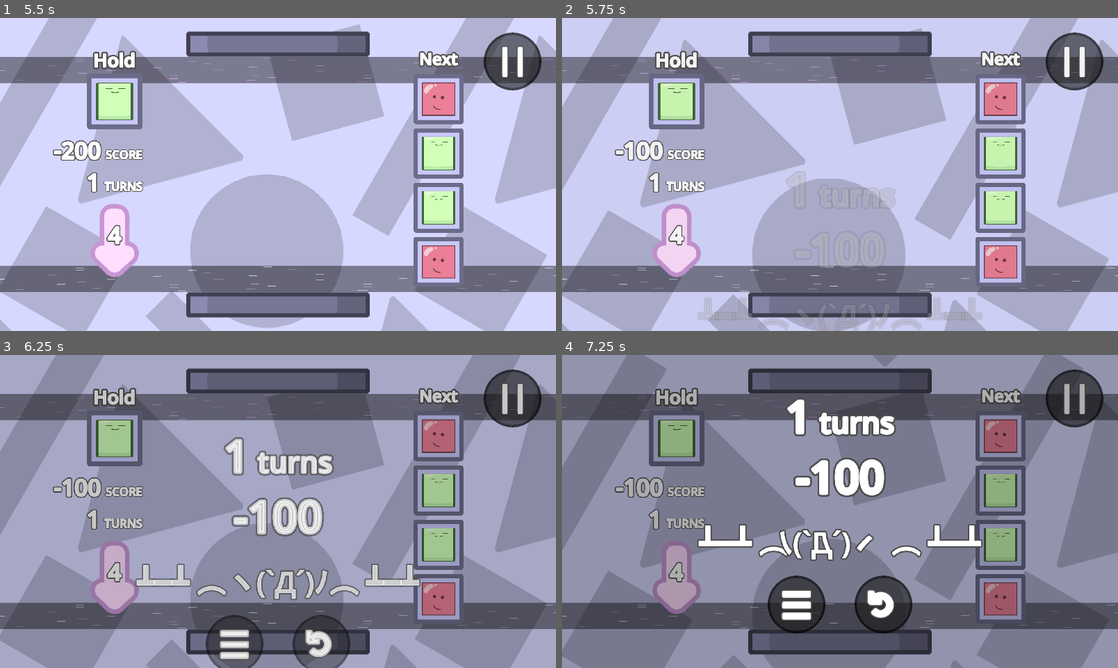
Above: before the commit, frames 1-4 (two rows, left to right).
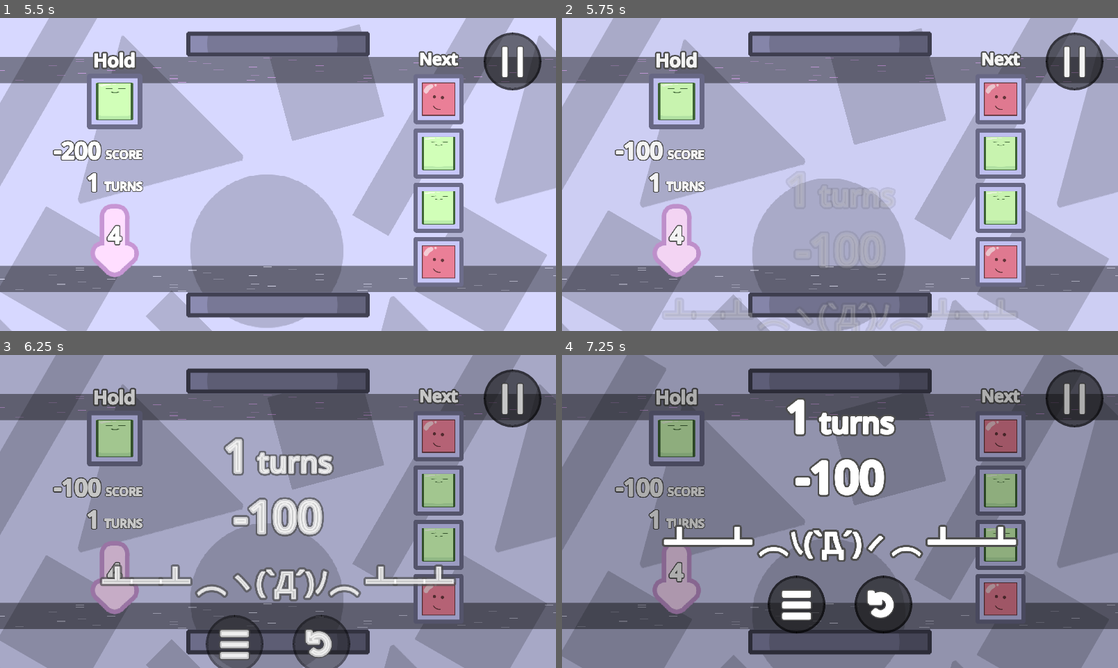
Above: after the commit, the same moments.

Repository: nullishew/game-jam-palindome
Game: Godot game, scene res://scenes/menu.tscn
Same seed, same stepped clock (60 frames per second), same inputs: the game is played once before the commit and once after it.
Inputs (mouse positions are in pixels of both pictures, inside the frame that each line leads up to):
- Up to frame 1 (5.5 s): click "Start" at 0.5 s; click "Start" at 1.25 s; move the mouse to (400, 158) at 2.02 s; hold Right (move_piece_right) 2.03-2.78 s; tap Tab (hold_piece) at 2.1, 3.6, 5.1 s; move the mouse to (166, 190) at 2.77 s; hold Left (move_piece_left) 2.78-3.53 s; tap Space (release_piece) at 2.85, 4.35 s; move the mouse to (333, 105) at 3.52 s; hold Right (move_piece_right) 3.53-5.03 s; move the mouse to (250, 237) at 4.27 s; move the mouse to (444, 221) at 5.02 s; hold Left (move_piece_left) from 5.03 s (still down)
- Up to frame 2 (5.75 s): keep holding Left (move_piece_left)
- Up to frame 3 (6.25 s): keep holding Left (move_piece_left); move the mouse to (111, 464) at 5.77 s; tap Space (release_piece) at 5.85 s
- Up to frame 4 (7.25 s): keep holding Left (move_piece_left); move the mouse to (867, 511) at 6.52 s; tap Tab (hold_piece) at 6.6 s

Frame 1 is identical in both runs. In frame 2, 0.3% of the frame differs, in the area x 18-82%, y 89-99%; in frame 3, 1.9%; in frame 4, 2.5%, in the area x 18-83%, y 54-66%.

Commit message:
fixed missing japanese fallback font issue

Diff:
--- /dev/null
+++ b/resources/system_font_with_japanese_fallback.tres
@@ -0,0 +1,6 @@
+[gd_resource type="SystemFont" format=3 uid="uid://dgvq134k5dld7"]
+
+[ext_resource type="FontFile" uid="uid://hvn5arnk17bo" path="res://assets/Noto_Sans_JP/static/NotoSansJP-Regular.ttf" id="1_e2yj8"]
+
+[resource]
+fallbacks = Array[Font]([ExtResource("1_e2yj8")])
--- a/scenes/game_over.tscn
+++ b/scenes/game_over.tscn
@@ -1,6 +1,7 @@
 [gd_scene format=3 uid="uid://b238bf1mnrb3"]
 
 [ext_resource type="Script" uid="uid://bq3w7qf1oq40d" path="res://scripts/features/menu/game_over.gd" id="1_xeevv"]
+[ext_resource type="SystemFont" uid="uid://dgvq134k5dld7" path="res://resources/system_font_with_japanese_fallback.tres" id="2_irg28"]
 [ext_resource type="StyleBox" uid="uid://cwdodvie5dijm" path="res://resources/menu_button_ui/menu_button_normal_stylebox.tres" id="2_wqhvx"]
 [ext_resource type="StyleBox" uid="uid://bhn1p5jywhewd" path="res://resources/menu_button_ui/menu_button_pressed_stylebox.tres" id="3_tbwuq"]
 [ext_resource type="StyleBox" uid="uid://7d3xxgifanaf" path="res://resources/menu_button_ui/menu_button_hover_stylebox.tres" id="4_7m3ot"]
@@ -205,8 +206,9 @@
 theme_override_colors/font_outline_color = Color(1, 1, 1, 1)
 theme_override_constants/shadow_offset_x = 0
 theme_override_constants/shadow_offset_y = 0
-theme_override_constants/outline_size = 5
-theme_override_constants/shadow_outline_size = 25
+theme_override_constants/outline_size = 12
+theme_override_constants/shadow_outline_size = 40
+theme_override_fonts/font = ExtResource("2_irg28")
 theme_override_font_sizes/font_size = 100
 text = "┻━┻ ︵"
 horizontal_alignment = 1
@@ -218,21 +220,23 @@
 theme_override_colors/font_outline_color = Color(1, 1, 1, 1)
 theme_override_constants/shadow_offset_x = 0
 theme_override_constants/shadow_offset_y = 0
-theme_override_constants/outline_size = 5
-theme_override_constants/shadow_outline_size = 25
+theme_override_constants/outline_size = 12
+theme_override_constants/shadow_outline_size = 40
+theme_override_fonts/font = ExtResource("2_irg28")
 theme_override_font_sizes/font_size = 100
 text = "ヽ(`Д´)ﾉ"
 horizontal_alignment = 1
 
 [node name="Aaaa" type="Label" parent="Panel/Game Over Menu/Emote Container/HBoxContainer/Label2" unique_id=1928815903]
 layout_mode = 0
-pivot_offset = Vector2(156, 0)
-theme_override_colors/font_shadow_color = Color(0.30588236, 0.30588236, 0.30588236, 1)
-theme_override_colors/font_outline_color = Color(1, 1, 1, 1)
-theme_override_constants/shadow_offset_x = 0
-theme_override_constants/shadow_offset_y = 0
-theme_override_constants/outline_size = 5
-theme_override_constants/shadow_outline_size = 25
+pivot_offset = Vector2(175, 0)
+theme_override_colors/font_shadow_color = Color(0.30588236, 0.30588236, 0.30588236, 1)
+theme_override_colors/font_outline_color = Color(1, 1, 1, 1)
+theme_override_constants/shadow_offset_x = 0
+theme_override_constants/shadow_offset_y = 0
+theme_override_constants/outline_size = 12
+theme_override_constants/shadow_outline_size = 40
+theme_override_fonts/font = ExtResource("2_irg28")
 theme_override_font_sizes/font_size = 100
 text = "ヽ(`Д´)ﾉ"
 horizontal_alignment = 1
@@ -243,8 +247,9 @@
 theme_override_colors/font_outline_color = Color(1, 1, 1, 1)
 theme_override_constants/shadow_offset_x = 0
 theme_override_constants/shadow_offset_y = 0
-theme_override_constants/outline_size = 5
-theme_override_constants/shadow_outline_size = 25
+theme_override_constants/outline_size = 12
+theme_override_constants/shadow_outline_size = 40
+theme_override_fonts/font = ExtResource("2_irg28")
 theme_override_font_sizes/font_size = 100
 text = "︵ ┻━┻"
 horizontal_alignment = 1
Not shown, added: assets/Noto_Sans_JP/NotoSansJP-VariableFont_wght.ttf.import
Not shown, added: assets/Noto_Sans_JP/OFL.txt
Not shown, added: assets/Noto_Sans_JP/README.txt
Binary file added: assets/Noto_Sans_JP/static/NotoSansJP-Black.ttf
Not shown, added: assets/Noto_Sans_JP/static/NotoSansJP-Black.ttf.import
Binary file added: assets/Noto_Sans_JP/static/NotoSansJP-Bold.ttf
Not shown, added: assets/Noto_Sans_JP/static/NotoSansJP-Bold.ttf.import
Binary file added: assets/Noto_Sans_JP/static/NotoSansJP-ExtraBold.ttf
Not shown, added: assets/Noto_Sans_JP/static/NotoSansJP-ExtraBold.ttf.import
Binary file added: assets/Noto_Sans_JP/static/NotoSansJP-ExtraLight.ttf
Not shown, added: assets/Noto_Sans_JP/static/NotoSansJP-ExtraLight.ttf.import
Binary file added: assets/Noto_Sans_JP/static/NotoSansJP-Light.ttf
(and 10 more such lines)
